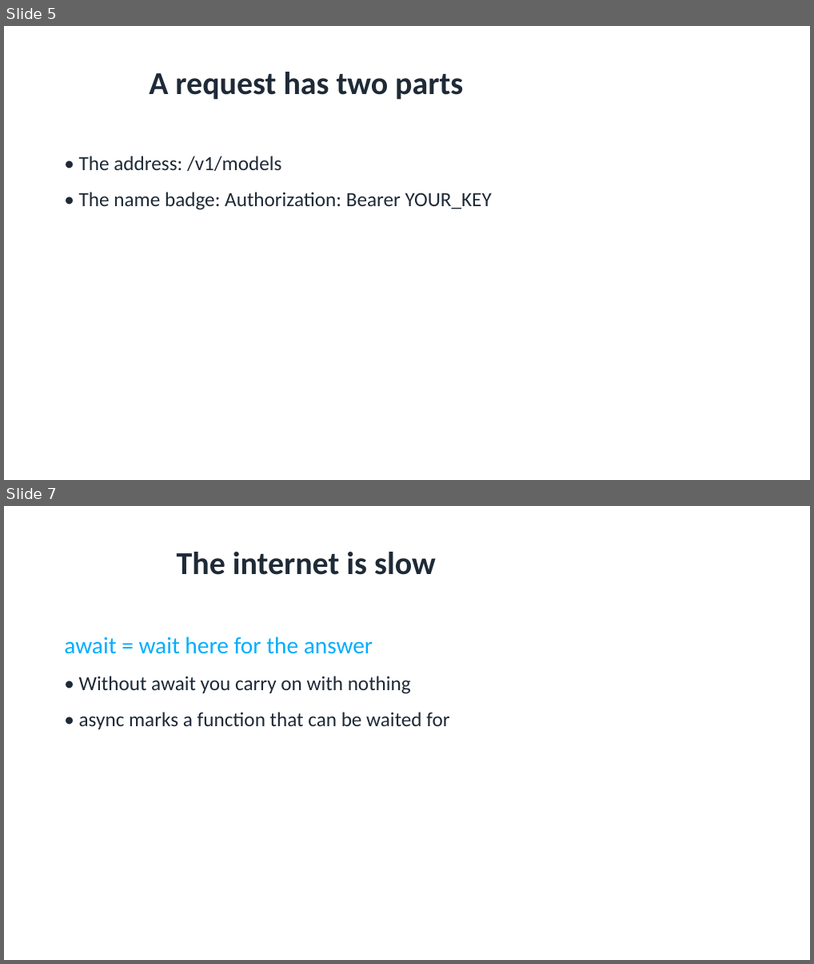
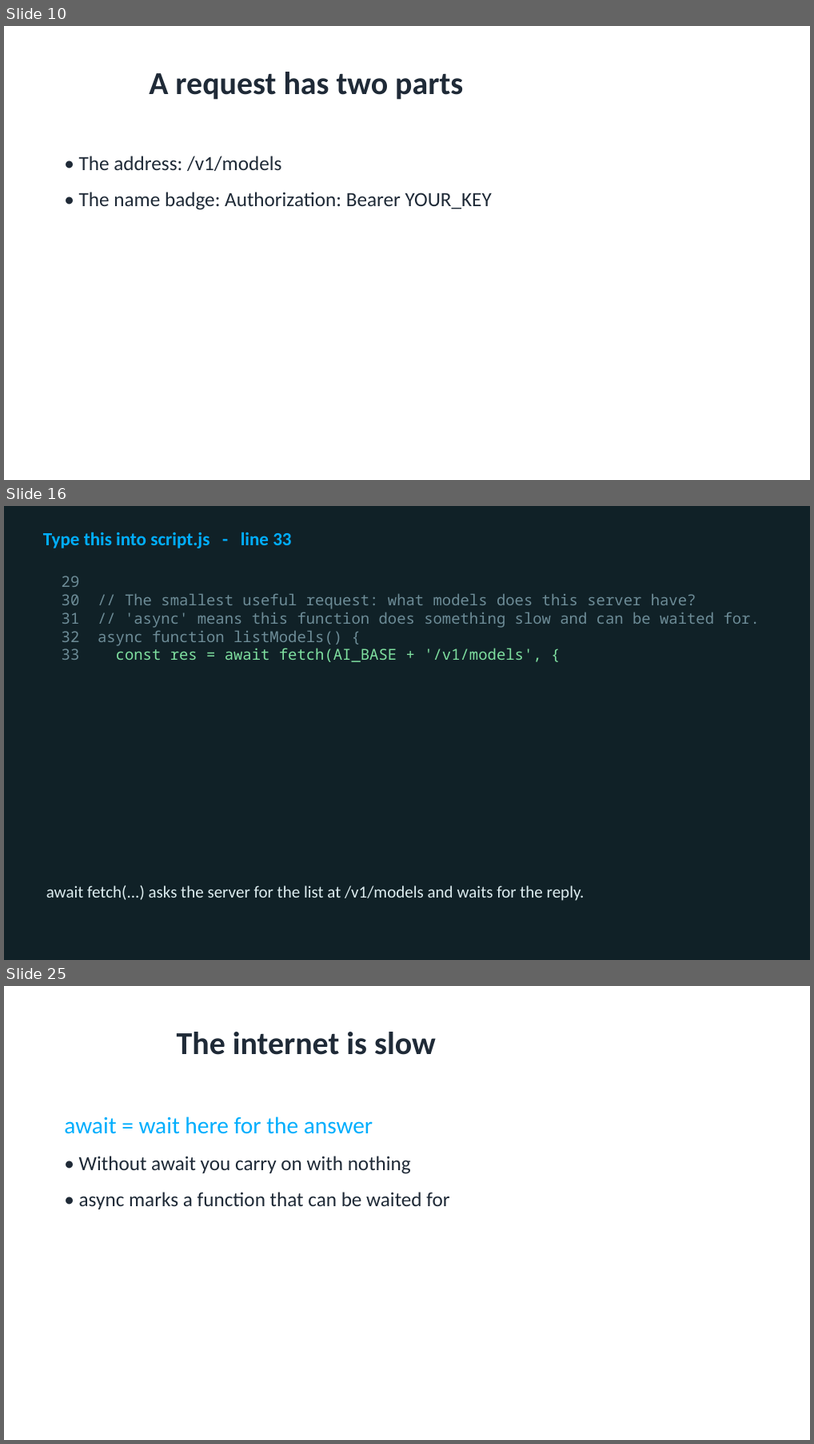
Before and after one commit to utgapps/utgapps.github.io, a slide deck: ai101/slides/week-03.pptx. Shown one above the other, each under a label of ours: slides 5 and 7 before the commit, slides 10, 16 and 25 after it; the slides between them are not shown. The pictures are 814x964 and 814x1444 pixels, drawn with LibreOffice and Linux fonts; fonts in the diff are those of the drawing. Boxes give left, top, right and bottom in pixels: in the first picture for what was removed or moved away, otherwise in the second. Text is boxed around its words. In the diff, an @@ line names an element or a change of style, - is before the commit and + after.

```diff
--- a/ai101/slides/week-03.pptx
+++ b/ai101/slides/week-03.pptx
@@ slide 16 added at [4,506,810,960], background #102127 @@
@@ text added at [43,532,291,548], 22 pt, text #01AEFD, bold @@
+Type this into script.js - line 33
@@ text added at [62,576,760,662], 18 pt, text #6D8C97 @@
+29
+30 // The smallest useful request: what models does this server have?
+31 // 'async' means this function does something slow and can be waited for.
+32 async function listModels() {
+33 const res = await fetch(AI_BASE + '/v1/models', {
@@ text added at [46,885,585,900], 20 pt, text #DCECEF @@
+await fetch(...) asks the server for the list at /v1/models and waits for the reply.
@@ what was slide 5 is now slide 10 @@
@@ what was slide 7 is now slide 25 @@
```
Also in this commit, not shown: 2 slides changed, 17 other slides added, 17 other files.
